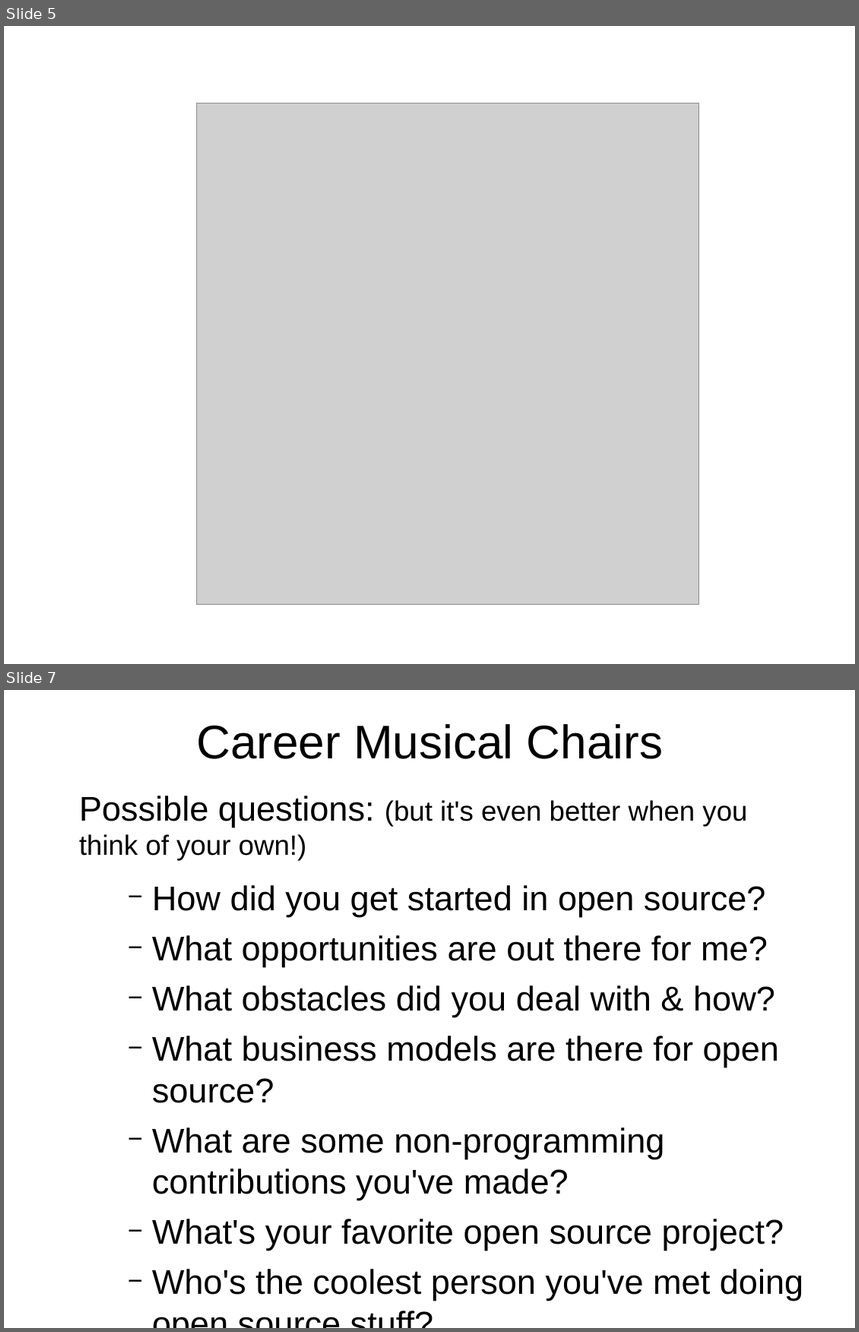
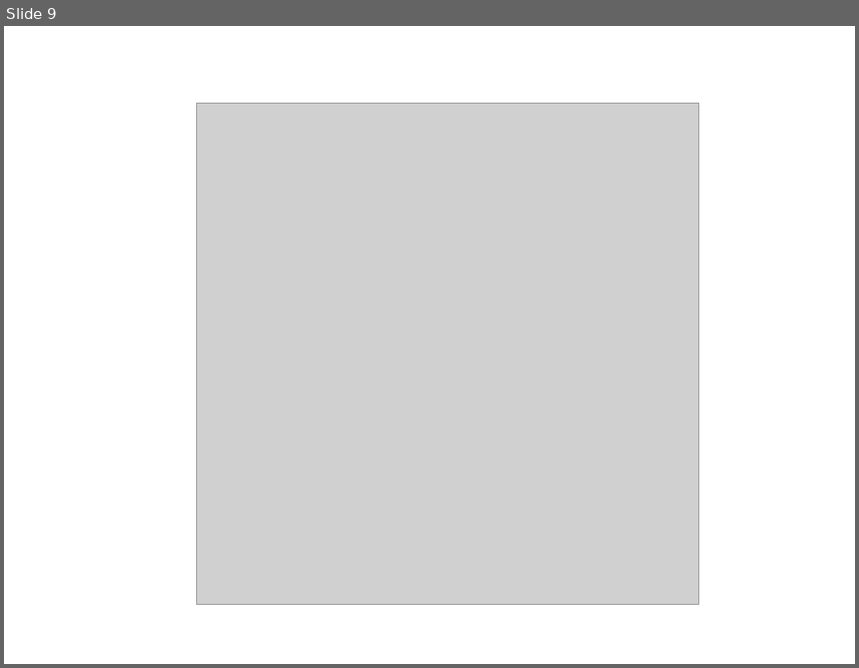
Before and after one commit to openhatch/open-source-comes-to-campus, a slide deck: curriculum/presentations/standard_slides.odp. Shown one above the other, each under a label of ours: slides 5 and 7 before the commit, slide 9 after it; the slides between them are not shown. The pictures are 859x1332 and 859x668 pixels, drawn with LibreOffice and Linux fonts; fonts in the diff are those of the drawing; grey boxes stand for pictures. Boxes give left, top, right and bottom in pixels: in the first picture for what was removed or moved away, otherwise in the second. Text is boxed around its words. In the diff, an @@ line names an element or a change of style, - is before the commit and + after.

```diff
--- a/curriculum/presentations/standard_slides.odp
+++ b/curriculum/presentations/standard_slides.odp
@@ slide 7 removed at bbox=[4, 690, 855, 1328], background #FFFFFF @@
@@ title removed at bbox=[196, 724, 663, 759] @@
-Career Musical Chairs
@@ text removed at bbox=[79, 796, 804, 1301] @@
-Possible questions: (but it's even better when you think of your own!)
-    − How did you get started in open source?
-    − What opportunities are out there for me?
-    − What obstacles did you deal with & how?
-    − What business models are there for open source?
-    − What are some non-programming contributions you've made?
-    − What's your favorite open source project?
-    − Who's the coolest person you've met doing open source stuff?
@@ what was slide 5 is now slide 9 @@
```
Also in this commit, not shown: 3 slides changed, 5 slides added, 1 other slide removed.
